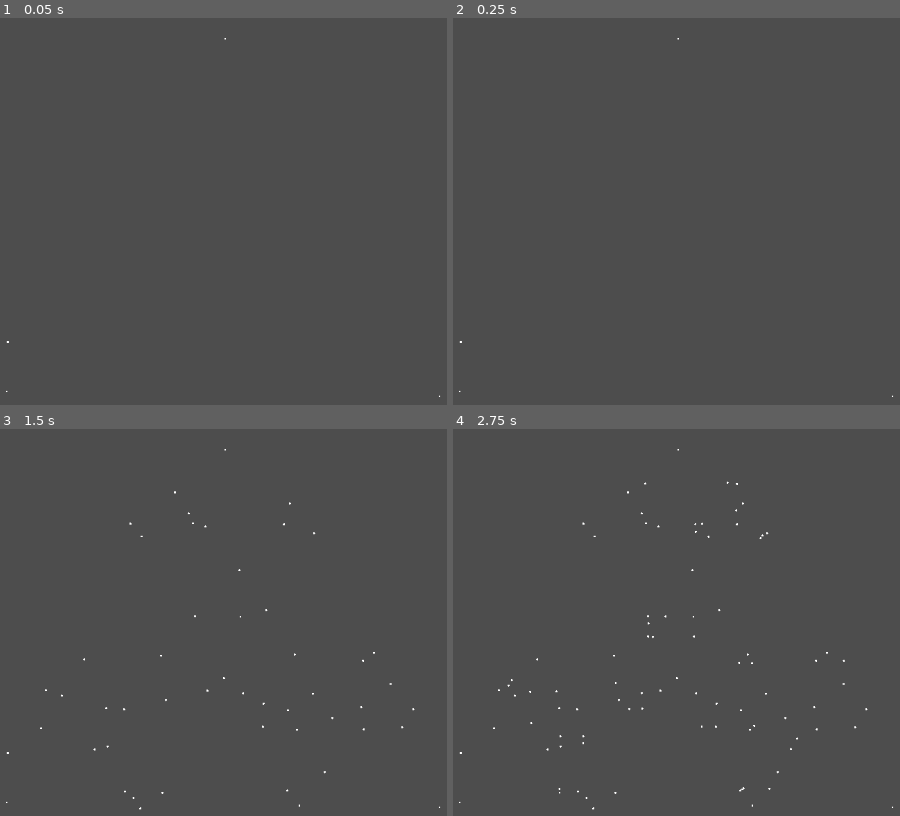
Above: before the commit, frames 1-4 (two rows, left to right).
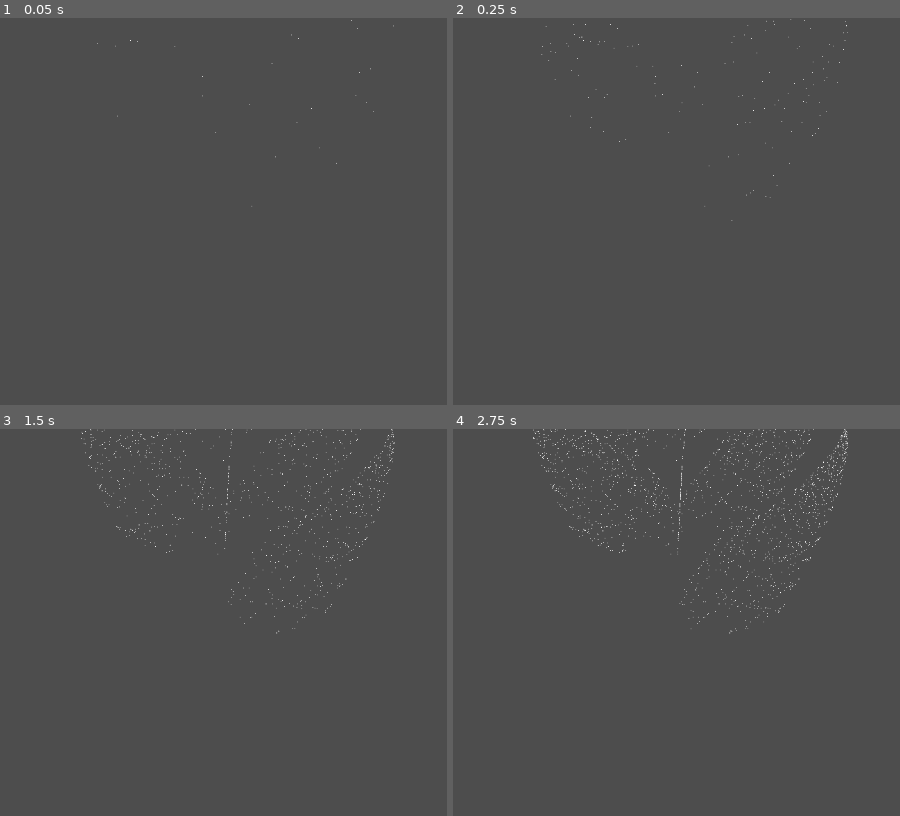
Above: after the commit, the same moments.

Repository: FanaticWorksGames/simulations
Game: Godot game, scene res://barnsley_fern.tscn
Same seed, same stepped clock (60 frames per second), same inputs: the game is played once before the commit and once after it. Before the commit the project starts from res://game_triangle.tscn.
Inputs:
- Up to frame 1 (0.05 s): no input
- Up to frame 2 (0.25 s): no input
- Up to frame 3 (1.5 s): tap Space (Start) at 0.6, 1.35 s
- Up to frame 4 (2.75 s): tap Enter at 2 s; tap Space (Start) at 2.1 s

The runs differ from the first frame. In frame 1, less than 0.1% of the frame differs, in the area x 1-99%, y 0-98%; in frame 2, 0.1%; in frame 3, 0.7%; in frame 4, 1.3%, in the area x 1-99%, y 0-99%.

Commit message:
feat: Update Barnsley fern algorithm and point rendering
Refactor barnsley_fern.gd to run the IFS in _process (batching 100 iterations per frame) instead of a recursive/await loop, fix initial_point position usage, and replace int RNG with float RNG and probability thresholds (0.01, 0.86, 0.93). Rename function parameters for clarity, simplify point instantiation with coordinate mapping/scale and remove the old recursive timing logic. Adjust point.tscn to change sprite scale and add a material/subresource. Remove the explicit Point position from barnsley_fern.tscn and update the project's main scene reference in project.godot.

Diff:
--- a/barnsley_fern.gd
+++ b/barnsley_fern.gd
@@ -7,69 +7,65 @@
 @export var initial_point: Node2D
 
 var current_point: Vector2
+var times = 0
 
 func _enter_tree() -> void:
 	rng = RandomNumberGenerator.new()
 	rng.randomize()
 
-	current_point = initial_point.global_position
+	current_point = initial_point.position
 
-func _ready() -> void:
-	run_algorithm()
+func _process(_delta: float) -> void:
+	for i in range(100):
+		run_algorithm()
 
-func _algorithm_stem(position: Vector2) -> Vector2:
+func _algorithm_stem(new_position: Vector2) -> Vector2:
 	var position_x: float = 0
-	var position_y: float = 0.16 * position.y
+	var position_y: float = 0.16 * new_position.y
 
 	return Vector2(position_x, position_y)
 
-func _algorithm_small_leafs(position: Vector2) -> Vector2:
-	var position_x: float = 0.85 * position.x + 0.04 * position.y
-	var position_y: float = -0.04 * position.x + 0.85 * position.y + 1.6
+func _algorithm_small_leafs(new_position: Vector2) -> Vector2:
+	var position_x: float = 0.85 * new_position.x + 0.04 * new_position.y
+	var position_y: float = -0.04 * new_position.x + 0.85 * new_position.y + 1.6
 
 	return Vector2(position_x, position_y)
 
-func _algorithm_left_leafs(position: Vector2) -> Vector2:
-	var position_x: float = 0.2 * position.x - 0.26 * position.y
-	var position_y: float = 0.23 * position.x + 0.22 * position.y + 1.6
+func _algorithm_left_leafs(new_position: Vector2) -> Vector2:
+	var position_x: float = 0.2 * new_position.x - 0.26 * new_position.y
+	var position_y: float = 0.23 * new_position.x + 0.22 * new_position.y + 1.6
 
 	return Vector2(position_x, position_y)
 
-func _algorithm_right_leafs(position: Vector2) -> Vector2:
-	var position_x: float = -0.15 * position.x + 0.28 * position.y
-	var position_y: float = 0.26 * position.x + 0.24 * position.y + 0.44
+func _algorithm_right_leafs(new_position: Vector2) -> Vector2:
+	var position_x: float = -0.15 * new_position.x + 0.28 * new_position.y
+	var position_y: float = 0.26 * new_position.x + 0.24 * new_position.y + 0.44
 
 	return Vector2(position_x, position_y)
 
-var times = 0
 func run_algorithm():
-	var probability = rng.randi_range(1, 100)
+	var probability = rng.randf()
 	var new_point: Vector2
 
-	if probability <= 1:
+	if probability <= 0.01:
 		new_point = _algorithm_stem(current_point)
-	elif probability <= 86:
+	elif probability <= 0.86:
 		new_point = _algorithm_small_leafs(current_point)
-	elif probability <= 93:
+	elif probability <= 0.93:
 		new_point = _algorithm_left_leafs(current_point)
 	else:
 		new_point = _algorithm_right_leafs(current_point)
 
 	instantiatePoint(new_point)
-	times += 1
 
-	if times < 1000:
-		await get_tree().process_frame
-		await get_tree().process_frame
-		await get_tree().process_frame
-		await get_tree().process_frame
-		await get_tree().process_frame
-		await get_tree().process_frame
-		run_algorithm()
+func instantiatePoint(point_position: Vector2):
+	var _node: Node2D = POINT.instantiate()
 
-func instantiatePoint(_pos : Vector2):
-	var _node: Node2D = POINT.instantiate()
 	add_child(_node)
-	_node.global_position = _pos
-	current_point = _pos
-	print("pos: ", _pos)
+	#_node.global_position = point_position * 30
+	var map_x: float = point_position.x
+	var map_y: float = point_position.y * - 1
+	var new_position: Vector2 = Vector2(map_x, map_y) * 100
+
+	_node.global_position = Vector2(new_position.x, new_position.y + 25)
+	current_point = point_position
--- a/barnsley_fern.tscn
+++ b/barnsley_fern.tscn
@@ -8,6 +8,5 @@
 initial_point = NodePath("Point")
 
 [node name="Point" parent="." unique_id=1756694262 instance=ExtResource("2_pbxby")]
-position = Vector2(0, 289)
 
 [node name="Camera2D" type="Camera2D" parent="." unique_id=1237895245]
--- a/point.tscn
+++ b/point.tscn
@@ -1,12 +1,15 @@
 [gd_scene format=3 uid="uid://bfttyci3kenta"]
 
+[sub_resource type="StandardMaterial3D" id="StandardMaterial3D_ntw45"]
+
 [sub_resource type="SphereMesh" id="SphereMesh_8u238"]
+material = SubResource("StandardMaterial3D_ntw45")
 
 [sub_resource type="CanvasTexture" id="CanvasTexture_k70ah"]
 
 [node name="Node2D3" type="Node2D" unique_id=1756694262]
 
 [node name="Sprite2D" type="MeshInstance2D" parent="." unique_id=1227653784]
-scale = Vector2(3, 3)
+scale = Vector2(0.8954474, 0.8954474)
 mesh = SubResource("SphereMesh_8u238")
 texture = SubResource("CanvasTexture_k70ah")
--- a/project.godot
+++ b/project.godot
@@ -11,7 +11,7 @@
 [application]
 
 config/name="Simulation"
-run/main_scene="res://game_triangle.tscn"
+run/main_scene="uid://c6ti7401eoht5"
 config/features=PackedStringArray("4.6", "Forward Plus")
 config/icon="res://icon.svg"
 
